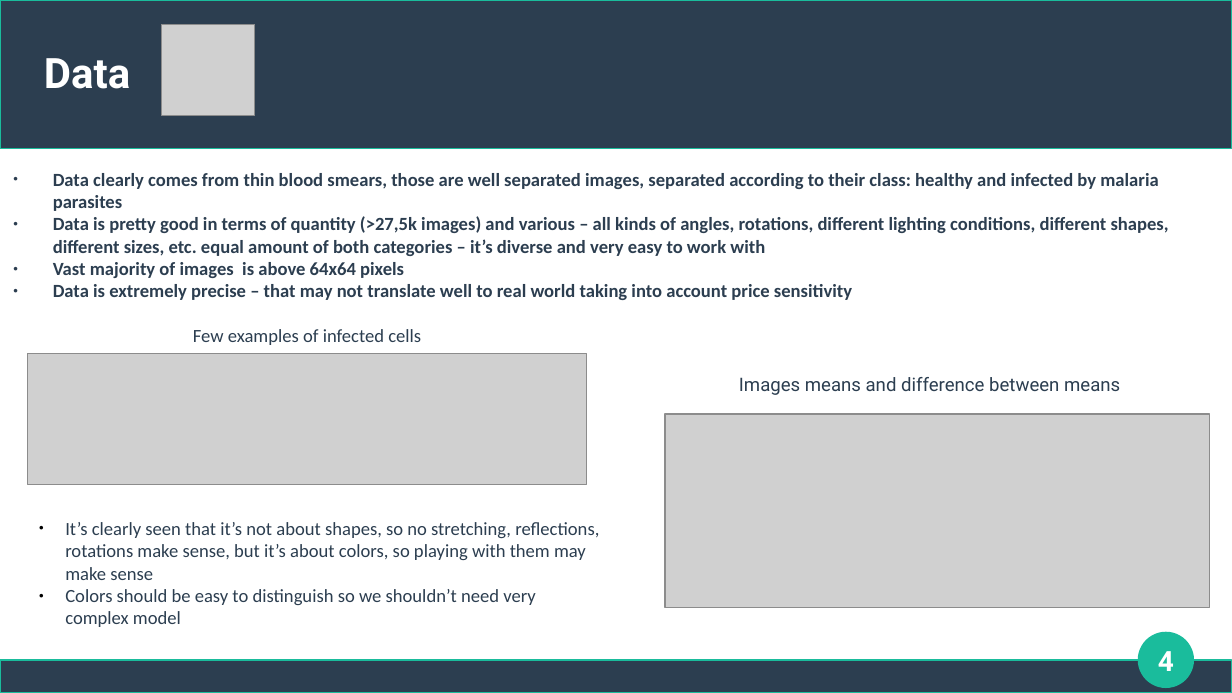
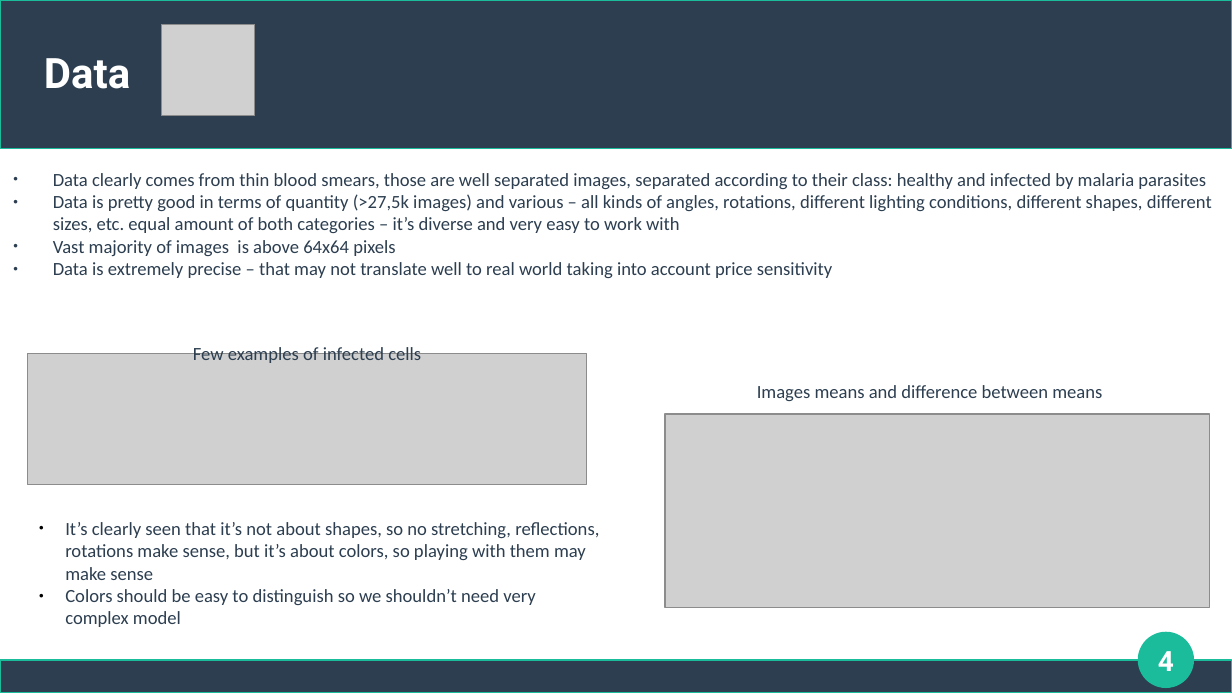
Before and after one commit to adaslesniak/ai-school_project3, a slide deck: slide 4 of Malaria Detection using Computer Vision.odp. Drawn at 1232x693 pixels with LibreOffice and Linux fonts; fonts in the diff are those of the drawing; grey boxes stand for pictures. Boxes give left, top, right and bottom in pixels: in the first picture for what was removed or moved away, otherwise in the second. Text is boxed around its words. In the diff, an @@ line names an element or a change of style, - is before the commit and + after.

```diff
--- a/Malaria Detection using Computer Vision.odp
+++ b/Malaria Detection using Computer Vision.odp
@@ text "Data clearly comes from thin ..." at (53,173,1212,278): bold off @@
@@ text "Few examples of infected cells": place and size @@
-text "Few examples of infected cells" at (193,329,421,345)
+text "Few examples of infected cells" at (193,345,421,363)
@@ text "Images means and difference between ..." at (757,385,1102,401): font Roboto to Calibri @@
```
Also in this commit, not shown: 10 other slides changed, 2 other files.
